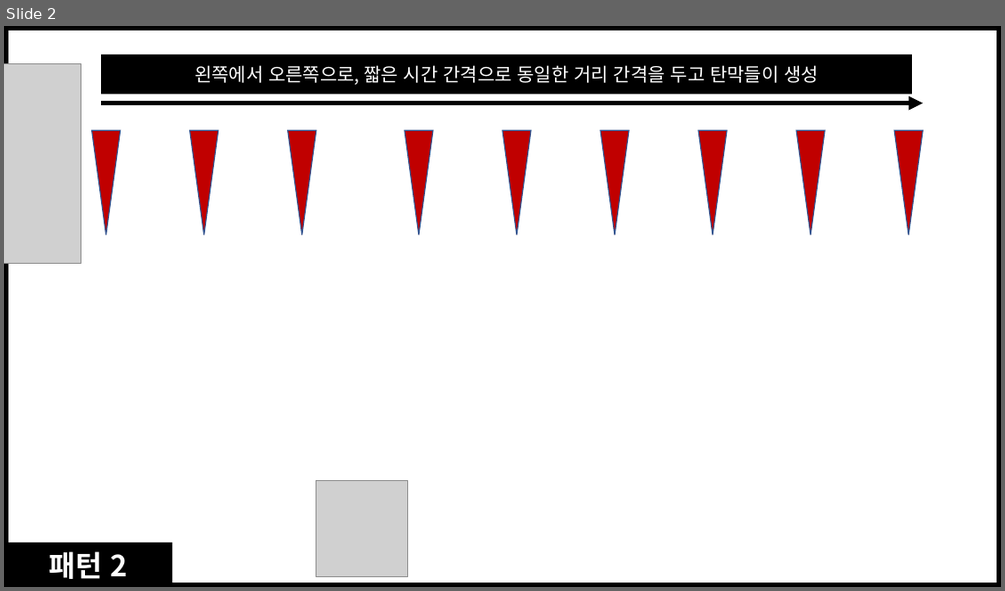
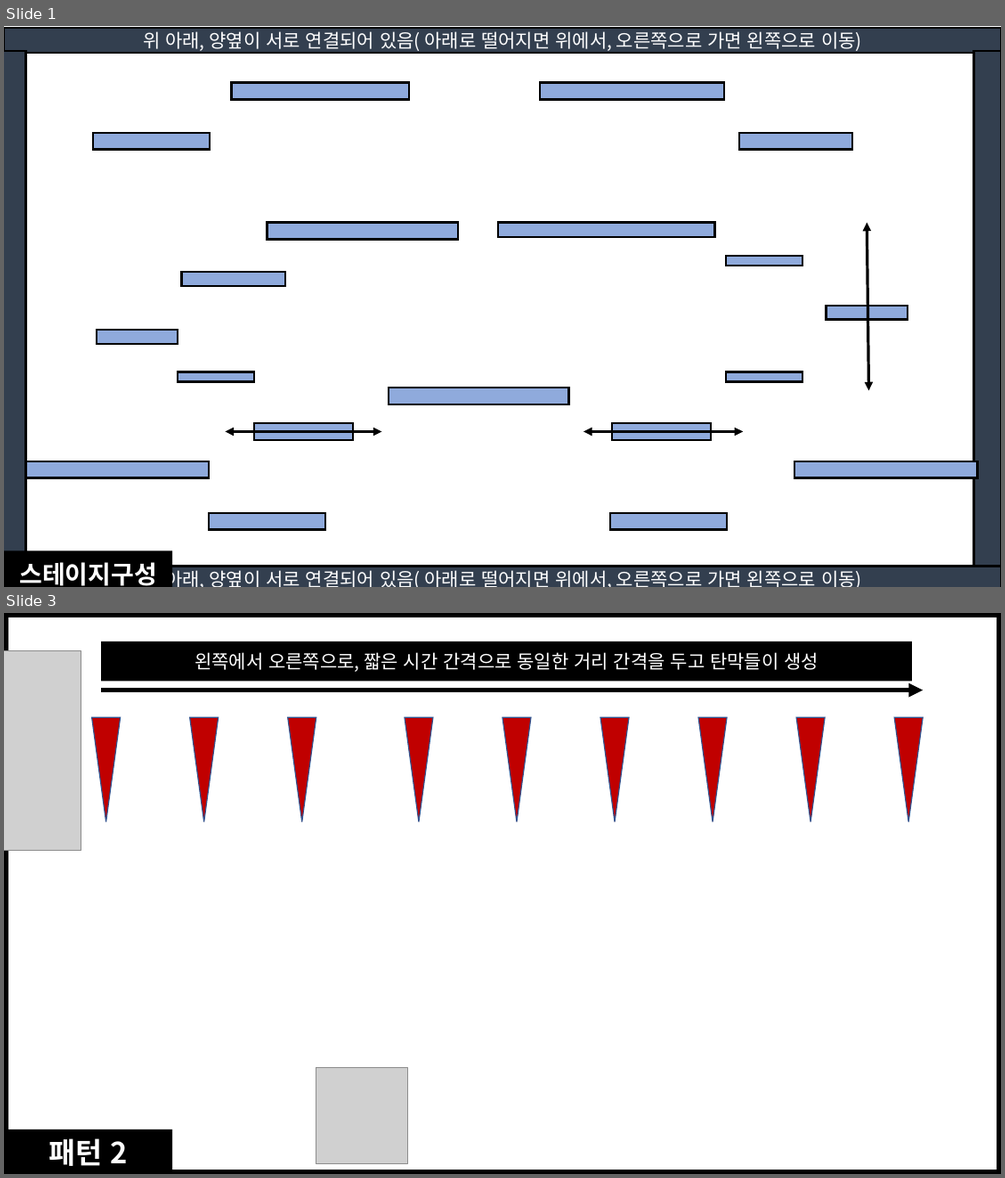
Before and after one commit to smileclown8/4Team_UnityProject, a slide deck: 문서/2스테이지 보스 스테이지 패턴 기획 그림제작용.pptx. Shown one above the other, each under a label of ours: slide 2 before the commit, slides 1 and 3 after it; the slides between them are not shown. The pictures are 1005x591 and 1005x1178 pixels, drawn with LibreOffice and Linux fonts; fonts in the diff are those of the drawing; grey boxes stand for pictures. Boxes give left, top, right and bottom in pixels: in the first picture for what was removed or moved away, otherwise in the second. Text is boxed around its words. In the diff, an @@ line names an element or a change of style, - is before the commit and + after.

Commit message:
2보스 스테이지 작성중

```diff
--- a/문서/2스테이지 보스 스테이지 패턴 기획 그림제작용.pptx
+++ b/문서/2스테이지 보스 스테이지 패턴 기획 그림제작용.pptx
@@ slide 1 added at box(4, 26, 1001, 587), background #FFFFFF @@
@@ rectangle added at box(4, 32, 1001, 587), fill #FFFFFF, outline #000000 8 pt @@
@@ rectangle added at box(4, 29, 1001, 54), fill #333F50, outline #000000 2 pt, 18 pt, text #FFFFFF @@
+위 아래, 양옆이 서로 연결되어 있음( 아래로 떨어지면 위에서, 오른쪽으로 가면 왼쪽으로 이동)
@@ rectangle added at box(4, 52, 25, 566), fill #333F50, outline #000000 2 pt @@
@@ rectangle added at box(974, 52, 1001, 566), fill #333F50, outline #000000 2 pt @@
@@ rectangle added at box(231, 83, 409, 100), fill #8FAADC, outline #000000 2 pt @@
@@ rectangle added at box(540, 83, 725, 100), fill #8FAADC, outline #000000 2 pt @@
@@ rectangle added at box(93, 133, 210, 150), fill #8FAADC, outline #000000 2 pt @@
@@ rectangle added at box(739, 133, 853, 150), fill #8FAADC, outline #000000 2 pt @@
@@ rectangle added at box(267, 223, 459, 240), fill #8FAADC, outline #000000 2 pt @@
@@ rectangle added at box(498, 223, 715, 238), fill #8FAADC, outline #000000 2 pt @@
@@ double arrow added from (867, 223) to (869, 390), #000000 2.75 pt @@
@@ rectangle added at box(726, 256, 802, 265), fill #8FAADC, outline #000000 2 pt @@
@@ rectangle added at box(182, 272, 286, 286), fill #8FAADC, outline #000000 2 pt @@
@@ rectangle added at box(826, 305, 908, 320), fill #8FAADC, outline #000000 2 pt @@
@@ rectangle added at box(97, 329, 178, 344), fill #8FAADC, outline #000000 2 pt @@
@@ rectangle added at box(178, 371, 254, 381), fill #8FAADC, outline #000000 2 pt @@
@@ rectangle added at box(726, 371, 802, 381), fill #8FAADC, outline #000000 2 pt @@
@@ rectangle added at box(389, 387, 569, 404), fill #8FAADC, outline #000000 2 pt @@
@@ rectangle added at box(254, 423, 353, 440), fill #8FAADC, outline #000000 2 pt @@
@@ rectangle added at box(612, 423, 711, 440), fill #8FAADC, outline #000000 2 pt @@
@@ double arrow added from (226, 431) to (381, 431), #000000 2.75 pt @@
@@ double arrow added from (583, 431) to (743, 431), #000000 2.75 pt @@
@@ rectangle added at box(25, 461, 209, 477), fill #8FAADC, outline #000000 2 pt @@
@@ rectangle added at box(794, 461, 978, 477), fill #8FAADC, outline #000000 2 pt @@
@@ rectangle added at box(209, 513, 325, 529), fill #8FAADC, outline #000000 2 pt @@
@@ rectangle added at box(610, 513, 727, 529), fill #8FAADC, outline #000000 2 pt @@
@@ rectangle added at box(4, 551, 172, 587), fill #000000, 24 pt, text #FFFFFF, bold @@
+스테이지구성
@@ rectangle added at box(4, 566, 1001, 587), fill #333F50, outline #000000 2 pt, 18 pt, text #FFFFFF @@
+위 아래, 양옆이 서로 연결되어 있음( 아래로 떨어지면 위에서, 오른쪽으로 가면 왼쪽으로 이동)
@@ what was slide 2 is now slide 3 @@
```
Also in this commit, not shown: 1 slide changed, 4 other slides added, 25 other files.
